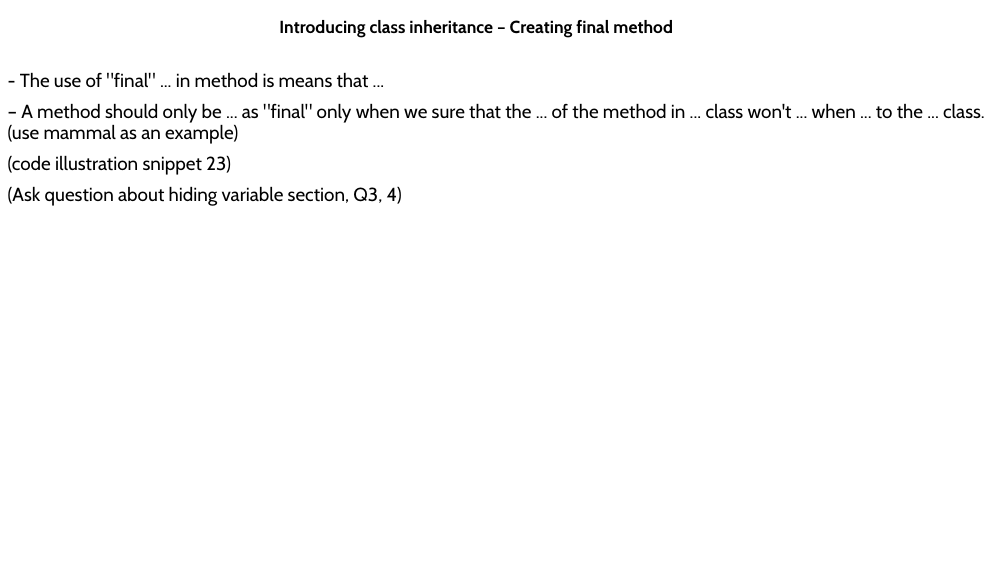
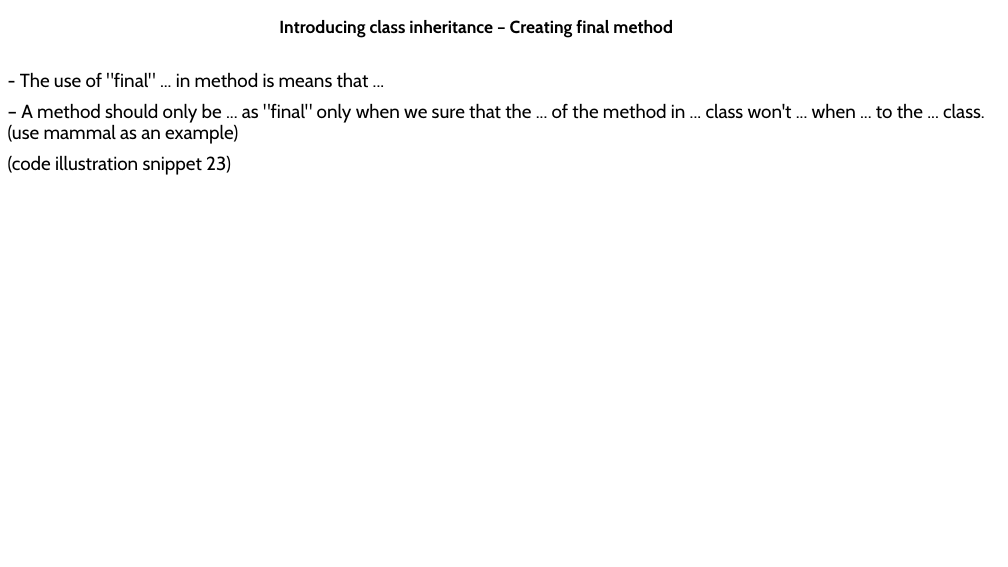
Before and after one commit to MaiDinhVinh/CS-Java, a slide deck: slide 17 of self-study resources/J8SE1/Chapter 5 - Class Design.pptx. Drawn at 1008x567 pixels with LibreOffice and Linux fonts; fonts in the diff are those of the drawing. Boxes give left, top, right and bottom in pixels: in the first picture for what was removed or moved away, otherwise in the second. Text is boxed around its words. In the diff, an @@ line names an element or a change of style, - is before the commit and + after.

```diff
--- a/self-study resources/J8SE1/Chapter 5 - Class Design.pptx
+++ b/self-study resources/J8SE1/Chapter 5 - Class Design.pptx
@@ text at (x1=8, y1=186, x2=402, y2=206): paragraph removed @@
-(Ask question about hiding variable section, Q3, 4)
```
Also in this commit, not shown: 2 other slides changed, 11 slides added.
